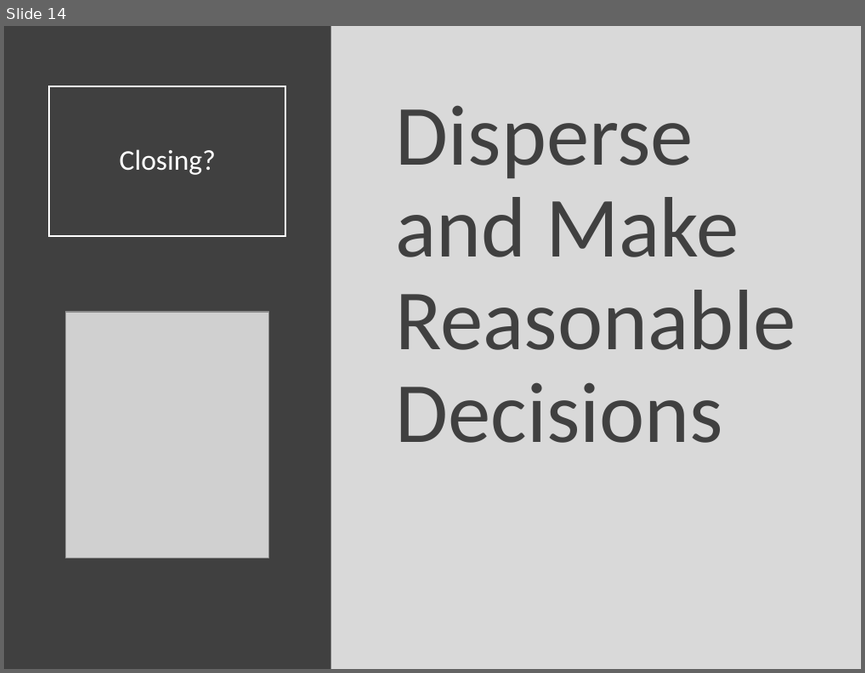
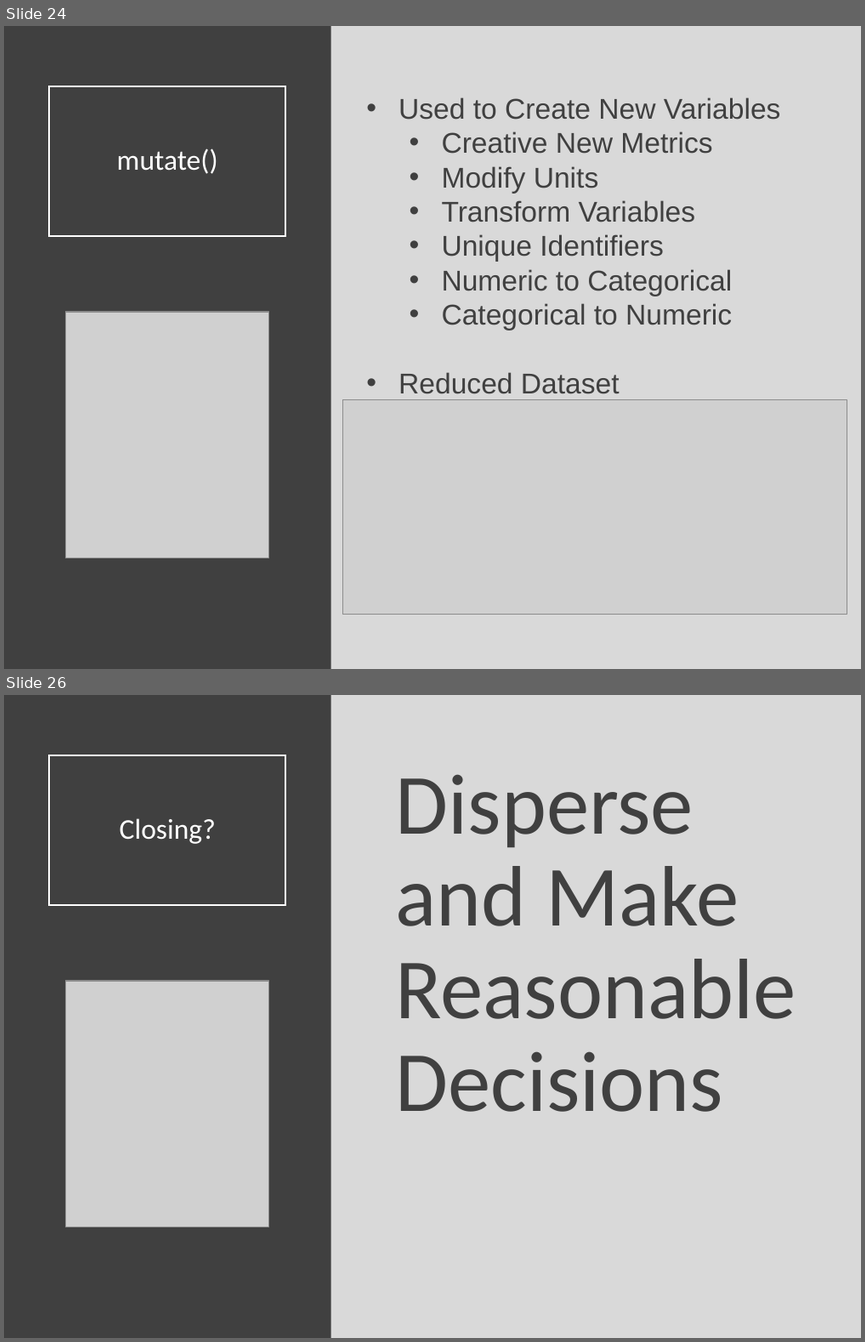
Before and after one commit to Yixf-Self/STOR320_WEBSITE, a slide deck: Lectures/Lecture 4/Lecture 4.pptx. Shown one above the other, each under a label of ours: slide 14 before the commit, slides 24 and 26 after it; the slides between them are not shown. The pictures are 865x673 and 865x1342 pixels, drawn with LibreOffice and Linux fonts; fonts in the diff are those of the drawing; grey boxes stand for pictures. Boxes give left, top, right and bottom in pixels: in the first picture for what was removed or moved away, otherwise in the second. Text is boxed around its words. In the diff, an @@ line names an element or a change of style, - is before the commit and + after.

```diff
--- a/Lectures/Lecture 4/Lecture 4.pptx
+++ b/Lectures/Lecture 4/Lecture 4.pptx
@@ slide 24 added at box(4, 26, 861, 669), background #D9D9D9 @@
@@ rectangle added at box(4, 26, 331, 669), fill #404040 @@
@@ title added at box(49, 86, 286, 236), outline #FFFFFF 1.5 pt, 24 pt, text #FFFFFF @@
+mutate()
@@ text added at box(398, 97, 781, 394), 24 pt, text #404040 @@
+• Used to Create New Variables
+  • Creative New Metrics
+  • Modify Units
+  • Transform Variables
+  • Unique Identifiers
+  • Numeric to Categorical
+  • Categorical to Numeric
+• Reduced Dataset
@@ picture added at box(66, 312, 268, 557) @@
@@ picture added at box(342, 399, 846, 613) @@
@@ what was slide 14 is now slide 26 @@
```
Also in this commit, not shown: 2 slides changed, 11 other slides added, 3 other files.
